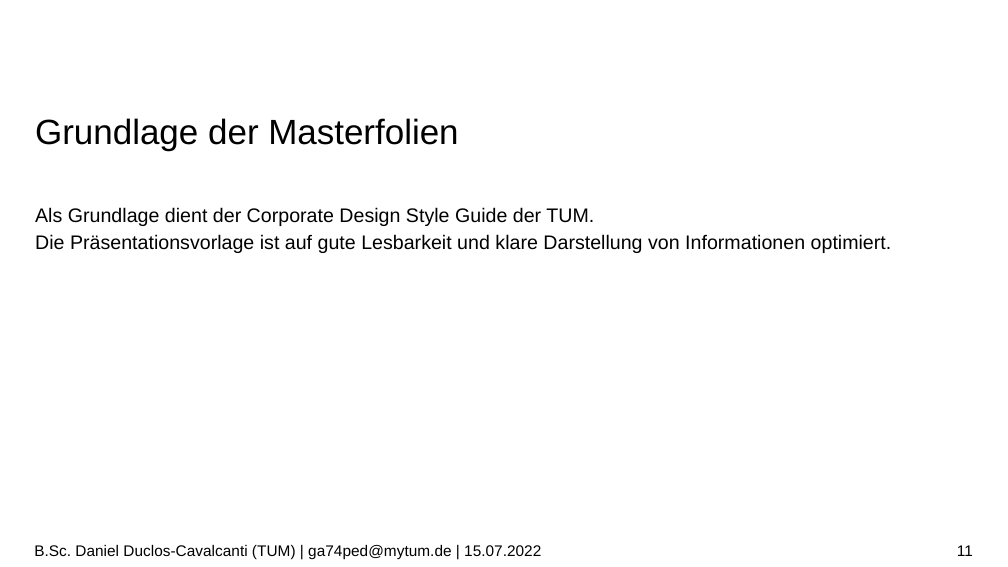
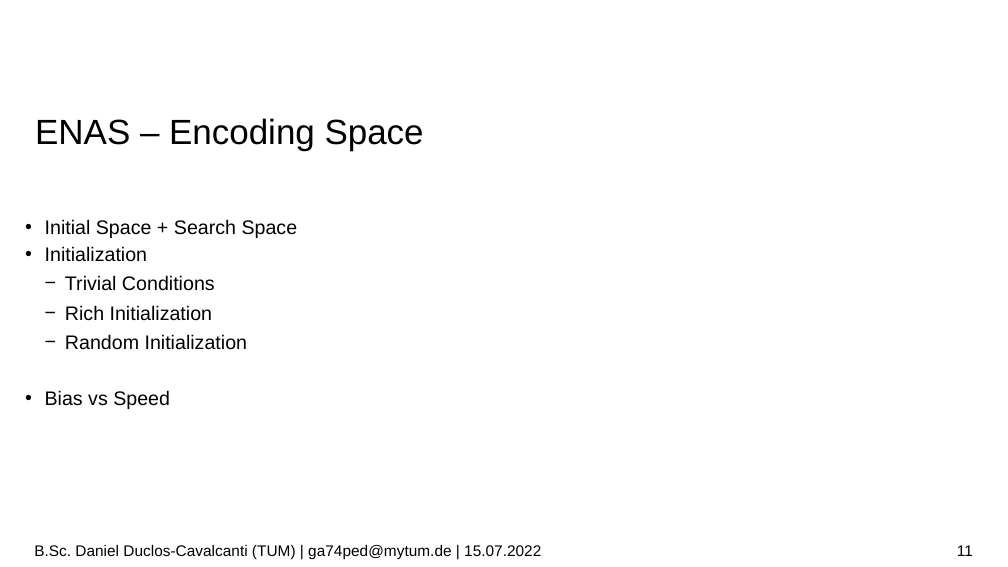
Before and after one commit to duclos-cavalcanti/tum-msei-seminar, a slide deck: slide 11 of pres.odp. Drawn at 1008x567 pixels with LibreOffice and Linux fonts; fonts in the diff are those of the drawing; background and template pictures are left out. Boxes give left, top, right and bottom in pixels: in the first picture for what was removed or moved away, otherwise in the second. Text is boxed around its words. In the diff, an @@ line names an element or a change of style, - is before the commit and + after.

```diff
--- a/pres.odp
+++ b/pres.odp
@@ title at [35, 118, 424, 151]: text changed @@
-Grundlage der Masterfolien
+ENAS – Encoding Space
@@ text at [45, 219, 298, 409]: text changed @@
-Als Grundlage dient der Corporate Design Style Guide der TUM.
-Die Präsentationsvorlage ist auf gute Lesbarkeit und klare Darstellung von Informationen optimiert.
+  • Initial Space + Search Space
+  • Initialization
+    − Trivial Conditions
+    − Rich Initialization
+    − Random Initialization
+  • Bias vs Speed
```
Also in this commit, not shown: 2 other slides changed, 4 slides added, 4 slides removed, 4 other files.
